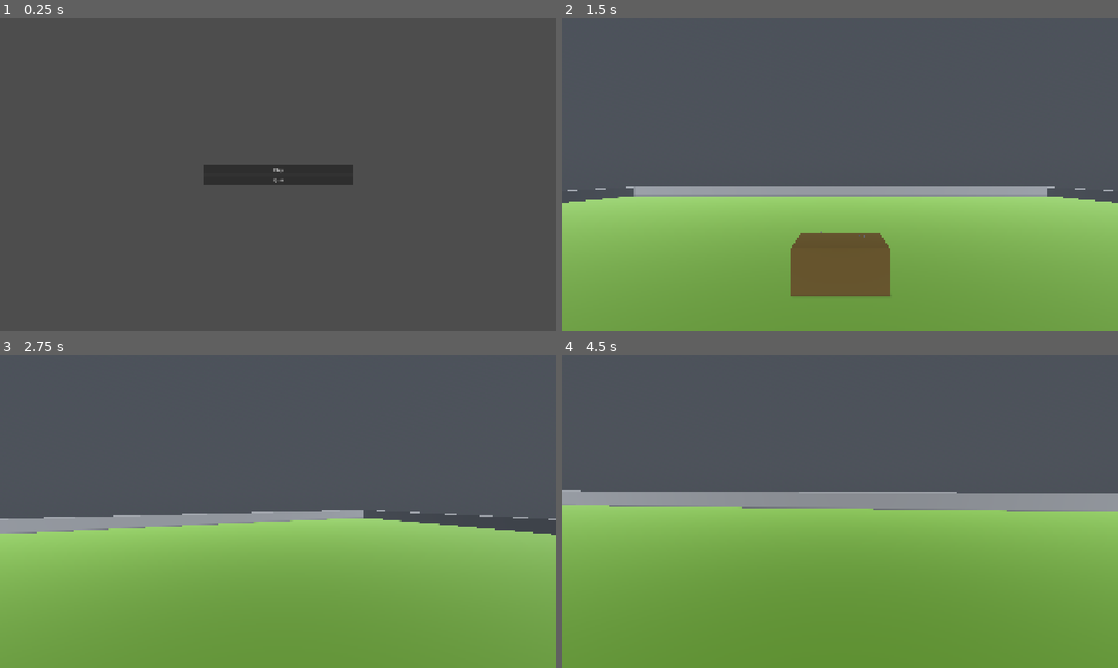
Above: before the commit, frames 1-4 (two rows, left to right).
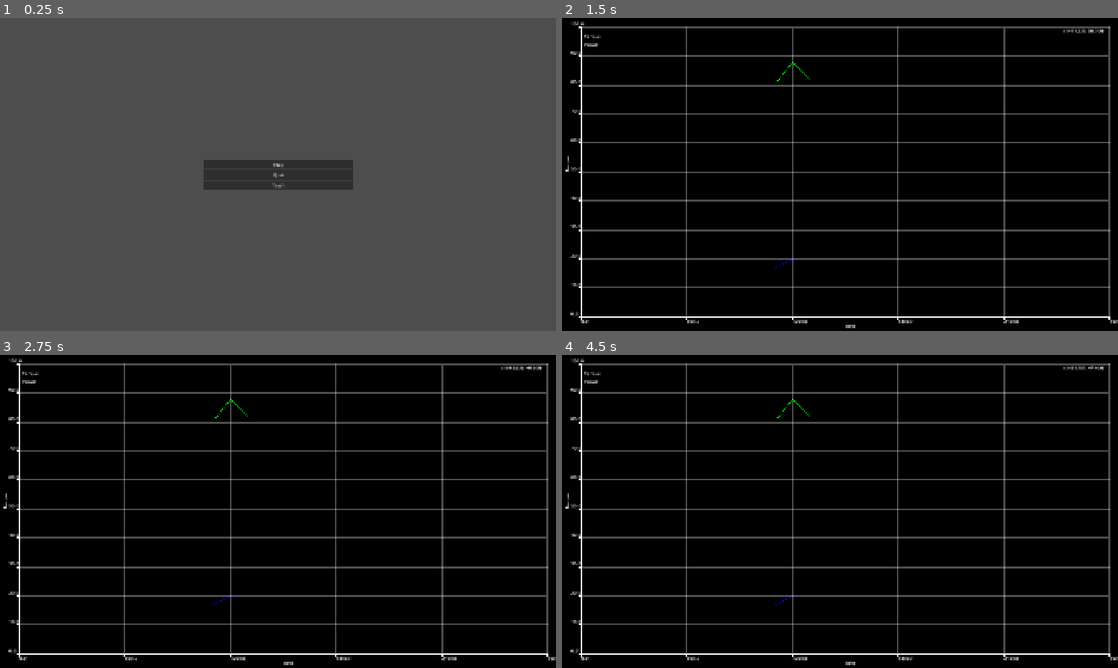
Above: after the commit, the same moments.

Repository: Kostu96/diy-farmer
Game: Godot game, scene res://menus/main_menu.tscn
Two runs of this game, one before a commit and one after it. Both use one fixed random seed, a clock stepped at 60 frames per second and the inputs below.
Inputs (mouse positions are in pixels of both pictures, inside the frame that each line leads up to):
- Up to frame 1 (0.25 s): no input
- Up to frame 2 (1.5 s): click (840, 183) at 0.5 s, where only the run after the commit has a clickable "Test1"; click (840, 168) at 1.25 s, where only the run before the commit has a clickable "Play"
- Up to frame 3 (2.75 s): move the mouse to (305, 511) at 2.02 s; hold W (Forward) from 2.03 s (still down); hold Shift (Sprint) from 2.03 s (still down); tap Space (Jump) at 2.27 s
- Up to frame 4 (4.5 s): keep holding W (Forward); move the mouse to (812, 511) at 2.77 s; release Shift (Sprint) at 2.78 s; tap Shift (Sprint) at 2.85, 4.35 s; tap Space (Jump) at 3.02 s; move the mouse to (851, 505) at 3.52 s; hold Shift (Sprint) 3.53-4.28 s; move the mouse to (834, 517) at 4.27 s

The runs differ from the first frame. In frame 1, 0.9% of the frame differs, in the area x 36-64%, y 45-55%; in frame 2, 96%; in frame 3, 96%; in frame 4, 97%, in the area x 0-100%, y 0-100%.

Commit message:
Add Graph2D plugin

Diff:
--- /dev/null
+++ b/gdproject/experimental/test1.tscn
@@ -0,0 +1,41 @@
+[gd_scene load_steps=3 format=3 uid="uid://urowrwtdwm0b"]
+
+[ext_resource type="Script" uid="uid://beb4hylhu70v" path="res://plugins/graph_2d/graph_2d.gd" id="1_6nxmx"]
+[ext_resource type="Script" uid="uid://dlfwjrrlclias" path="res://experimental/torque_curve.gd" id="1_x444o"]
+
+[node name="Test1" type="Node3D"]
+
+[node name="UI" type="Control" parent="."]
+layout_mode = 3
+anchors_preset = 15
+anchor_right = 1.0
+anchor_bottom = 1.0
+grow_horizontal = 2
+grow_vertical = 2
+
+[node name="TorqueCurve" type="Control" parent="UI"]
+layout_mode = 1
+anchors_preset = 15
+anchor_right = 1.0
+anchor_bottom = 1.0
+grow_horizontal = 2
+grow_vertical = 2
+script = ExtResource("1_x444o")
+
+[node name="Graph2D" type="Control" parent="UI/TorqueCurve"]
+layout_mode = 1
+anchors_preset = 15
+anchor_right = 1.0
+anchor_bottom = 1.0
+grow_horizontal = 2
+grow_vertical = 2
+size_flags_horizontal = 0
+size_flags_vertical = 0
+script = ExtResource("1_6nxmx")
+x_max = 3000.0
+x_label = "RPM"
+y_max = 100.0
+y_label = "Torque"
+grid_horizontal_visible = true
+grid_vertical_visible = true
+metadata/_custom_type_script = ExtResource("1_6nxmx")
--- /dev/null
+++ b/gdproject/experimental/torque_curve.gd
@@ -0,0 +1,11 @@
+extends Control
+
+var torqueValues : Array = [Vector2(1100, 80), Vector2(1200, 88), Vector2(1300, 82)]
+
+func _ready() -> void:
+	var torquePlot : PlotItem = $Graph2D.add_plot_item("Torque", Color.GREEN, 1.0)
+	var powerPlot : PlotItem = $Graph2D.add_plot_item("Power", Color.BLUE, 1.0)
+
+	for p in torqueValues:
+		torquePlot.add_point(p)
+		powerPlot.add_point(Vector2(p.x, (p.y * p.x) / 5252))
--- a/gdproject/menus/main_menu.gd
+++ b/gdproject/menus/main_menu.gd
@@ -7,3 +7,7 @@
 
 func _on_quit_pressed() -> void:
 	get_tree().quit()
+
+
+func _on_test_1_pressed() -> void:
+	get_tree().change_scene_to_file("res://experimental/test1.tscn")
--- a/gdproject/menus/main_menu.tscn
+++ b/gdproject/menus/main_menu.tscn
@@ -36,5 +36,10 @@
 layout_mode = 2
 text = "Quit"
 
+[node name="Test1" type="Button" parent="MarginContainer/VBoxContainer"]
+layout_mode = 2
+text = "Test1"
+
 [connection signal="pressed" from="MarginContainer/VBoxContainer/Play" to="." method="_on_play_pressed"]
 [connection signal="pressed" from="MarginContainer/VBoxContainer/Quit" to="." method="_on_quit_pressed"]
+[connection signal="pressed" from="MarginContainer/VBoxContainer/Test1" to="." method="_on_test_1_pressed"]
--- /dev/null
+++ b/gdproject/plugins/graph_2d/custom_nodes/axis.gd
@@ -0,0 +1,67 @@
+@tool
+extends Control
+
+var default_font: Font
+
+enum {
+	POINT = 0,
+	LABEL,
+}
+
+var vert_grad: Array # [Vector2, String]
+var hor_grad: Array
+var x_label: String
+var y_label: String
+var show_x_ticks: bool
+var show_y_ticks: bool
+var show_x_numbers: bool
+var show_y_numbers: bool
+var show_vertical_line: bool
+var show_horizontal_line: bool
+
+
+func _ready():
+	name = "Axis"
+	default_font = ThemeDB.fallback_font
+	var x_label_node = Label.new()
+	x_label_node.name = "XLabel"
+	add_child(x_label_node)
+	var y_label_node = Label.new()
+	y_label_node.name = "YLabel"
+	y_label_node.rotation = -PI/2
+	add_child(y_label_node)
+
+
+func _draw() -> void:
+	if vert_grad.is_empty() or hor_grad.is_empty(): return
+
+	var topleft: Vector2 = vert_grad.front()[POINT]
+	var topright: Vector2 = Vector2(hor_grad.back()[POINT].x, vert_grad.front()[POINT].y)
+	var bottomright: Vector2 = hor_grad.back()[POINT]
+
+	if show_x_ticks:
+		for grad in hor_grad:
+			draw_line(grad[POINT], grad[POINT] + Vector2(0, 10), Color.WHITE)
+
+	if show_x_numbers:
+		for grad in hor_grad:
+			draw_string(default_font, grad[POINT] + Vector2(0, 20), grad[LABEL])
+
+	if show_horizontal_line == true:
+		draw_line(hor_grad.front()[POINT], hor_grad.back()[POINT], Color.WHITE)
+
+	if show_y_ticks == true:
+		for grad in vert_grad:
+			draw_line(grad[POINT], grad[POINT] - Vector2(10, 0), Color.WHITE)
+
+	if show_y_numbers == true:
+		for grad in vert_grad:
+			draw_string(default_font, grad[0] + Vector2(-35, -5), grad[1])
+
+	if show_vertical_line == true:
+		draw_line(topleft, vert_grad.back()[POINT], Color.WHITE)
+
+	get_node("XLabel").text = x_label
+	get_node("YLabel").text = y_label
+	get_node("XLabel").position = Vector2((bottomright.x + topleft.x)/2, bottomright.y + 20)
+	get_node("YLabel").position = Vector2(5, (bottomright.y + topleft.y)/2)
--- /dev/null
+++ b/gdproject/plugins/graph_2d/custom_nodes/coordinate.gd
@@ -0,0 +1,11 @@
+@tool
+extends Label
+
+func _ready():
+	name = "Coordinate"
+	anchor_right = 1
+	anchor_left = 1
+	offset_right = -20
+	grow_horizontal = Control.GROW_DIRECTION_BEGIN
+
+	text = "(0.0, 0.0)"
--- /dev/null
+++ b/gdproject/plugins/graph_2d/custom_nodes/grid.gd
@@ -0,0 +1,17 @@
+@tool
+extends Control
+
+var vert_grid: Array
+var hor_grid: Array
+var grid_vertical_color: Color = Color(1,1,1,0.3)
+var grid_horizontal_color: Color = Color(1,1,1,0.3)
+
+func _ready():
+	name = "Grid"
+
+func _draw() -> void:
+	for line in hor_grid:
+		draw_line(line[0], line[1], grid_horizontal_color)
+
+	for line in vert_grid:
+		draw_line(line[0], line[1], grid_vertical_color)
--- /dev/null
+++ b/gdproject/plugins/graph_2d/custom_nodes/legend.gd
@@ -0,0 +1,21 @@
+@tool
+extends Control
+
+var layout := VBoxContainer.new()
+
+func _ready():
+	name = "Legend"
+	layout.position.x = 10
+	layout.position.y = 20
+	add_child(layout)
+
+func update(labels):
+	for child in layout.get_children():
+		layout.remove_child(child)
+		child.queue_free()
+
+	for label in labels:
+		var l = Label.new()
+		l.text = label.name
+		l.add_theme_color_override("font_color", label.color)
+		layout.add_child(l)
--- /dev/null
+++ b/gdproject/plugins/graph_2d/custom_nodes/plot_2d.gd
@@ -0,0 +1,11 @@
+@tool
+extends Control
+
+var points_px := PackedVector2Array([])
+var color: Color = Color.WHITE
+var width: float = 1.0
+
+
+func _draw() -> void:
+	if points_px.size() > 1:
+		draw_polyline(points_px, color, width, true)
--- /dev/null
+++ b/gdproject/plugins/graph_2d/custom_refcounted/plot_item.gd
@@ -0,0 +1,94 @@
+class_name PlotItem
+extends RefCounted
+
+## PlotItem offers properties and some methods on the plot.
+##
+## You do not directly create a [b]PlotItem[/b] type variable. This is created with the method [method Graph2D.add_plot_item].
+
+## Plot label
+var label: String:
+	set(value):
+		label = value
+		if not label.is_empty():
+			_curve.name = label
+	get:
+		return label
+
+## Line color
+var color: Color = Color.WHITE:
+	set(value):
+		color = value
+		_curve.color = color
+
+## Line thickness
+var thickness: float = 1.0:
+	set(value):
+		if value > 0.0:
+			thickness = value
+			_curve.width = thickness
+
+var _curve
+var _LineCurve = preload("res://plugins/graph_2d/custom_nodes/plot_2d.gd")
+var _points: PackedVector2Array
+var _graph
+
+
+func _init(obj, l, c, w):
+	_curve = _LineCurve.new()
+	_graph = obj
+	label = l
+	_curve.name = l
+	_curve.color = c
+	_curve.width = w
+	_graph.get_node("PlotArea").add_child(_curve)
+
+
+## Add point to plot
+func add_point(pt: Vector2):
+	_points.append(pt)
+	var point = pt.clamp(Vector2(_graph.x_min, _graph.y_min), Vector2(_graph.x_max, _graph.y_max))
+	var pt_px: Vector2
+	pt_px.x = remap(point.x, _graph.x_min, _graph.x_max, 0, _graph.get_node("PlotArea").size.x)
+	pt_px.y = remap(point.y, _graph.y_min, _graph.y_max, _graph.get_node("PlotArea").size.y, 0)
+	_curve.points_px.append(pt_px)
+	_curve.queue_redraw()
+
+
+## Remove point from plot
+func remove_point(pt: Vector2):
+	if _points.find(pt) == -1:
+		printerr("No point found with the coordinates of %s" % str(pt))
+	_points.remove_at(_points.find(pt))
+	var point = pt.clamp(Vector2(_graph.x_min, _graph.y_min), Vector2(_graph.x_max, _graph.y_max))
+	var pt_px: Vector2
+	pt_px.x = remap(point.x, _graph.x_min, _graph.x_max, 0, _graph.get_node("PlotArea").size.x)
+	pt_px.y = remap(point.y, _graph.y_min, _graph.y_max, _graph.get_node("PlotArea").size.y, 0)
+	_curve.points_px.remove_at(_curve.points_px.find(pt_px))
+	_curve.queue_redraw()
+
+
+## Remove all points from plot
+func remove_all():
+	_points.clear()
+	_curve.points_px.clear()
+	_curve.queue_redraw()
+
+
+## Delete instance
+func delete():
+	_graph.get_node("PlotArea").remove_child(_curve)
+	_curve.queue_free()
+	call_deferred("unreference")
+
+
+func _redraw():
+	_curve.points_px.clear()
+	for pt in _points:
+#			print_debug("Plot redraw %s" % pt)
+		if pt.x > _graph.x_max or pt.x < _graph.x_min: continue
+		var point = pt.clamp(Vector2(_graph.x_min, _graph.y_min), Vector2(_graph.x_max, _graph.y_max))
+		var pt_px: Vector2
+		pt_px.x = remap(point.x, _graph.x_min, _graph.x_max, 0, _graph.get_node("PlotArea").size.x)
+		pt_px.y = remap(point.y, _graph.y_min, _graph.y_max, _graph.get_node("PlotArea").size.y, 0)
+		_curve.points_px.append(pt_px)
+	_curve.queue_redraw()
--- /dev/null
+++ b/gdproject/plugins/graph_2d/graph_2d.gd
@@ -0,0 +1,451 @@
+@tool
+class_name Graph2D
+extends Control
+## A graph for representing data on a two-dimensional axis system as plots
+##
+## Graph2D allows you to create and display several plots simultaneously.[br][br]
+## To add a new plot, call the [method add_plot_item]. It returns an object of type [PlotItem].[br]
+## To add points to the plot, call the [method PlotItem.add_point].
+
+#region Export variables
+
+@export_group("X Axis")
+## Minimun value on X-axis
+@export var x_min: float = 0.0:
+	set(value):
+		if value < x_max:
+			_x_step = _get_min_step(value, x_max)
+			x_min = _get_min_value(value, x_max, _x_step)
+			_update_graph()
+			_update_plots()
+## Maximum value on X-axis
+@export var x_max: float = 10.0:
+	set(value):
+		if value > x_min:
+			_x_step = _get_min_step(x_min, value)
+			x_max = _get_max_value(x_min, value, _x_step)
+			_update_graph()
+			_update_plots()
+## Label of X-axis
+@export var x_label: String = "":
+	set(value):
+		x_label = value
+		_update_graph()
+## Shows ticks on the X-axis
+@export var show_x_ticks: bool = true:
+	set(value):
+		show_x_ticks = value
+		_update_graph()
+## Shows numbers on the X-axis
+@export var show_x_numbers: bool = true:
+	set(value):
+		show_x_numbers = value
+		_update_graph()
+## Shows line on the X-axis
+@export var show_horizontal_line: bool = true:
+	set(value):
+		show_horizontal_line = value
+		_update_graph()
+
+@export_group("Y Axis")
+## Minimun value on Y-axis
+@export var y_min = 0.0:
+	set(value):
+		if value < y_max:
+			_y_step = _get_min_step(value, y_max)
+#			print_debug("y step: ", y_step)
+			y_min = _get_min_value(value, y_max, _y_step)
+#			print_debug("y_min: ", y_min)
+			_update_graph()
+			_update_plots()
+## Maximum value on Y-axis
+@export var y_max = 1.0:
+	set(value):
+		if value > y_min:
+			_y_step = _get_min_step(y_min, value)
+			y_max = _get_max_value(y_min, value, _y_step)
+#			print_debug("y_max: ", y_max)
+			_update_graph()
+			_update_plots()
+
+## Lable of Y-axis
+@export var y_label: String = "":
+	set(value):
+		y_label = value
+		_update_graph()
+## Shows ticks on the Y-axis
+@export var show_y_ticks: bool = true:
+	set(value):
+		show_y_ticks = value
+		_update_graph()
+## Shows numbers on the Y-axis
+@export var show_y_numbers: bool = true:
+	set(value):
+		show_y_numbers = value
+		_update_graph()
+## Shows line of the Y-axis
+@export var show_vertical_line: bool = true:
+	set(value):
+		show_vertical_line = value
+		_update_graph()
+
+@export_group("Background")
+## Background color of graph
+@export var background_color = Color.BLACK:
+	set(value):
+		background_color = value
+		if get_node_or_null("Background"):
+			get_node("Background").color = background_color
+## Shows horizontal grid
+@export var grid_horizontal_visible = false:
+	set(value):
+		grid_horizontal_visible = value
+		_update_graph()
+## Horizontal grid color
+@export var grid_horizontal_color: Color = Color(1,1,1,0.3):
+	set(value):
+		grid_horizontal_color = value
+		_update_graph()
+## Shows vertical grid
+@export var grid_vertical_visible = false:
+	set(value):
+		grid_vertical_visible = value
+		_update_graph()
+## Vertical grid color
+@export var grid_vertical_color: Color = Color(1,1,1,0.3):
+	set(value):
+		grid_vertical_color = value
+		_update_graph()
+
+#endregion
+
+#region Private variables
+
+const _MARGIN_TOP = 30
+const _MARGIN_BOTTOM = 30
+const _MARGIN_LEFT = 45
+const _MARGIN_RIGHT = 30
+
+const _Graph2DAxis = preload("res://plugins/graph_2d/custom_nodes/axis.gd")
+const _Graph2DCoord = preload("res://plugins/graph_2d/custom_nodes/coordinate.gd")
+const _Graph2DGrid = preload("res://plugins/graph_2d/custom_nodes/grid.gd")
+const _Graph2DLegend = preload("res://plugins/graph_2d/custom_nodes/legend.gd")
+
+var _plots: Array
+
+var _x_step: float
+var _y_step: float
+
+#endregion
+
+func _ready():
+	var background = ColorRect.new()
+	background.name = "Background"
+	background.color = background_color
+	background.anchor_right = 1.0
+	background.anchor_bottom = 1.0
+	add_child(background)
+
+	var plot_area = Control.new()
+
+	plot_area.name = "PlotArea"
+	plot_area.anchor_right = 1.0
+	plot_area.anchor_bottom = 1.0
+	plot_area.offset_left = _MARGIN_LEFT
+	plot_area.offset_top = _MARGIN_TOP
+	plot_area.offset_right = -_MARGIN_RIGHT
+	plot_area.offset_bottom = -_MARGIN_BOTTOM
+	add_child(plot_area)
+
+	var axis = _Graph2DAxis.new()
+	add_child(axis)
+
+	var grid = _Graph2DGrid.new()
+	add_child(grid)
+
+	var legend = _Graph2DLegend.new()
+	plot_area.add_child(legend)
+
+	var coordinate = _Graph2DCoord.new()
+	plot_area.add_child(coordinate)
+
+	resized.connect(_on_Graph_resized)
+	plot_area.resized.connect(_on_plot_area_resized)
+
+	move_child(grid, 0)
+	move_child(axis, 0)
+	move_child(plot_area, 0)
+	move_child(background, 0)
+
+	_update_graph()
+
+func _input(event: InputEvent) -> void:
+
+	if event is InputEventMouseMotion:
+		var plot_rect: Rect2 = Rect2(Vector2.ZERO, get_node("PlotArea").size)
+
+		if plot_rect.has_point(get_node("PlotArea").get_local_mouse_position()):
+			var pos: Vector2i = get_node("PlotArea").get_local_mouse_position()
+			var point = _pixel_to_coordinate(pos)
+			get_node("PlotArea/Coordinate").text = "(%.3f, %.3f)" % [point.x, point.y]
+
+## Add plot to the graph and return an instance of plot.
+func add_plot_item(label = "", color = Color.WHITE, width = 1.0) -> PlotItem:
+	var plot = PlotItem.new(self, label, color, width)
+	_plots.append(plot)
+	_update_legend()
+	return plot
+
+## Remove plot from the graph.
+func remove_plot_item(plot: PlotItem):
+	# remove from plot_list
+	var new_plot_list = _plots.filter(func(p): return p!=plot)
+	_plots = new_plot_list
+
+	plot.delete()
+	_update_legend()
+
+## Remove all plots inside graph.
+func remove_all() -> void:
+	for p:PlotItem in _plots:
+		remove_plot_item(p)
+
+## Return number of plots
+func count() -> int:
+	return _plots.size()
+
+
+func _pixel_to_coordinate(px: Vector2i) -> Vector2:
+	var point: Vector2
+	point.x = remap(px.x, 0, get_node("PlotArea").size.x, x_min, x_max)
+	point.y = remap(px.y, 0, get_node("PlotArea").size.y, y_max, y_min)
+	return point
+
+func _update_graph() -> void:
+	if get_node_or_null("Axis") == null: return
+	if get_node_or_null("Grid") == null: return
+	if get_node_or_null("PlotArea") == null: return
+
+	# Update margins depend of axis labels
+	get_node("Axis").x_label = x_label
+	get_node("Axis").y_label = y_label
+	get_node("Axis").show_x_ticks = show_x_ticks
+	get_node("Axis").show_x_numbers = show_x_numbers
+	get_node("Axis").show_horizontal_line = show_horizontal_line
+	get_node("Axis").show_y_ticks = show_y_ticks
+	get_node("Axis").show_y_numbers = show_y_numbers
+	get_node("Axis").show_vertical_line = show_vertical_line
+	get_node("Grid").grid_horizontal_color = grid_horizontal_color
+	get_node("Grid").grid_vertical_color= grid_vertical_color
+	var margin_left: float = _MARGIN_LEFT if get_node("Axis").y_label == "" else _MARGIN_LEFT + 20
+	var margin_bottom: float = _MARGIN_BOTTOM if get_node("Axis").x_label == "" else _MARGIN_BOTTOM + 20
+
+	get_node("PlotArea").offset_left = margin_left
+	get_node("PlotArea").offset_bottom = -margin_bottom
+
+	# Vertical Graduation
+	var y_step = _get_min_step(y_min, y_max)
+	assert(not is_inf(y_step), "y_step is infinite!")
+
+	var y_axis_range: float = y_max - y_min
+	var vert_grad_number = _get_graduation_num(y_min, y_max, y_step, "vert")
+
+	# Horizontal Graduation
+	var x_step = _get_min_step(x_min, x_max)
+	assert(not is_inf(x_step), "y_step is infinite!")
+
+	var x_axis_range: float = x_max - x_min
+	var hor_grad_number = _get_graduation_num(x_min, x_max, x_step, "hor")
+
+	# Plot area height in pixel
+	var area_height = size.y - _MARGIN_TOP - margin_bottom
+	var vert_grad_step_px = area_height / (vert_grad_number - 1)
+	# Plot area width in pixel
+	var area_width = size.x - margin_left - _MARGIN_RIGHT
+	var hor_grad_step_px = area_width / (hor_grad_number -1)
+
+	var vert_grad: Array
+	var hor_grid: Array
+	var grad_px: Vector2
+	grad_px.x = margin_left
+	# Draw grid number
+	for n in range(vert_grad_number):
+		var grad: Array = []
+		grad_px.y = _MARGIN_TOP + n * vert_grad_step_px
+		grad.append(grad_px)
+		var grad_text = "%0.1f" % (float(y_max) - n * float(y_axis_range)/(vert_grad_number-1))
+		grad.append(grad_text)
+		vert_grad.append(grad)
+
+		# Horizontal grid
+		if grid_horizontal_visible:
+			var grid_px: PackedVector2Array
+			grid_px.append(grad_px)
+			grid_px.append(Vector2(grad_px.x + area_width, grad_px.y))
+			hor_grid.append(grid_px)
+
+	get_node("Axis").vert_grad = vert_grad
+
+	if grid_horizontal_visible:
+		get_node("Grid").hor_grid = hor_grid
+	else:
+		get_node("Grid").hor_grid = []
+
+	var hor_grad: Array
+	var vert_grid: Array
+	grad_px = Vector2()
+	grad_px.y = _MARGIN_TOP + area_height
+
+	for n in range(hor_grad_number):
+		var grad: Array = []
+		grad_px.x = margin_left + n * hor_grad_step_px
+		grad.append(grad_px)
+		var grad_text = "%0.1f" % (float(x_min) + n * float(x_axis_range)/(hor_grad_number-1))
+		grad.append(grad_text)
+		hor_grad.append(grad)
+
+		# Vertical grid
+		if grid_vertical_visible:
+			var grid_px: PackedVector2Array
+			grid_px.append(grad_px)
+			grid_px.append(Vector2(grad_px.x, grad_px.y - area_height))
+			vert_grid.append(grid_px)
+
+	get_node("Axis").hor_grad = hor_grad
+
+	if grid_vertical_visible:
+		get_node("Grid").vert_grid = vert_grid
+	else:
+		get_node("Grid").vert_grid = []
+
+	get_node("Axis").queue_redraw()
+	get_node("Grid").queue_redraw()
+
+func _update_plots():
+	for plot in _plots:
+		plot._redraw()
+
+func _update_legend() -> void:
+	# Add labels to the legend
+	var labels = Array()
+	for p in _plots:
+		labels.append({
+			name = p.label,
+			color = p.color,
+		})
+	get_node("PlotArea/Legend").update(labels)
+
+func _on_Graph_resized() -> void:
+	_update_graph()
+
+func _on_plot_area_resized() -> void:
+	_update_plots()
+
+# This function return the minimal step
+func _get_min_step(value_min, value_max):
+	var range_log: int = int(_log10(value_max - value_min))
+	var step: float = 10.0**(range_log-1)
+#	print("min step: %f " % [step])
+	return step
+
+func _get_graduation_num(value_min, value_max, step, orientation) -> int:
+	var diff = value_max - value_min
+	var nb_grad: int = roundi(diff/step)
+	var max_grad_num: int
+	match orientation:
+		"vert":
+			if size.y < 250: max_grad_num = 5
+			else: max_grad_num = 10
+		"hor":
+			if size.x < 450: max_grad_num = 5
+			else: max_grad_num = 10
+
+	while nb_grad > max_grad_num:
+#		print("->", nb_grad)
+		if not nb_grad % 2:
+			nb_grad /= 2
+			continue
+		elif not nb_grad % 3:
+			nb_grad /= 3
+			continue
+		elif not nb_grad % 5:
+			nb_grad /= 5
+			continue
+		elif not nb_grad % 7:
+			nb_grad /= 7
+			continue
+		elif not nb_grad % 9:
+			nb_grad /= 9
+			continue
+		else:
+			# not divided
+			break
+#			return nb_grad + 1
+
+#	print("diff: %f , nb_grad: %d" % [diff, nb_grad])
+	return nb_grad + 1
+
+func _get_min_value(min_value, max_value, step):
+	var min_token = roundf(min_value/step) * step
+
+	while true:
+		var diff = max_value - min_token
+		var nb_grad: int = roundi(diff/step)
+
+		while nb_grad > 10:
+	#		print("->", nb_grad)
+			if not nb_grad % 2:
+				nb_grad /= 2
+				continue
+			elif not nb_grad % 3:
+				nb_grad /= 3
+				continue
+			elif not nb_grad % 5:
+				nb_grad /= 5
+				continue
+			elif not nb_grad % 7:
+				nb_grad /= 7
+				continue
+			elif not nb_grad % 9:
+				nb_grad /= 9
+				continue
+			else:
+				# not divided
+				break
+		if nb_grad <= 10:
+			return min_token
+		min_token -= step
+
+func _get_max_value(min_value, max_value, step):
+	var max_token = roundf(max_value/step) * step
+
+	while true:
+		var diff = max_token - min_value
+		var nb_grad: int = roundi(diff/step)
+
+		while nb_grad > 10:
+	#		print("->", nb_grad)
+			if not nb_grad % 2:
+				nb_grad /= 2
+				continue
+			elif not nb_grad % 3:
+				nb_grad /= 3
+				continue
+			elif not nb_grad % 5:
+				nb_grad /= 5
+				continue
+			elif not nb_grad % 7:
+				nb_grad /= 7
+				continue
+			elif not nb_grad % 9:
+				nb_grad /= 9
+				continue
+			else:
+				# not divided
+				break
+		if nb_grad <= 10:
+			return max_token
+		max_token += step
+
+func _log10(value: float) -> float:
+	return log(value)/log(10)
--- /dev/null
+++ b/gdproject/plugins/graph_2d/graph_2d.svg
@@ -0,0 +1,63 @@
+<?xml version="1.0" encoding="UTF-8" standalone="no"?>
+<svg
+   height="16"
+   viewBox="0 0 16 16"
+   width="16"
+   version="1.1"
+   id="svg4"
+   sodipodi:docname="Plot2D.svg"
+   inkscape:version="1.1 (1:1.1+202105261517+ce6663b3b7)"
+   xmlns:inkscape="http://www.inkscape.org/namespaces/inkscape"
+   xmlns:sodipodi="http://sodipodi.sourceforge.net/DTD/sodipodi-0.dtd"
+   xmlns="http://www.w3.org/2000/svg"
+   xmlns:svg="http://www.w3.org/2000/svg"
+   xmlns:rdf="http://www.w3.org/1999/02/22-rdf-syntax-ns#"
+   xmlns:cc="http://creativecommons.org/ns#"
+   xmlns:dc="http://purl.org/dc/elements/1.1/">
+  <metadata
+     id="metadata10">
+    <rdf:RDF>
+      <cc:Work
+         rdf:about="">
+        <dc:format>image/svg+xml</dc:format>
+        <dc:type
+           rdf:resource="http://purl.org/dc/dcmitype/StillImage" />
+        <dc:title />
+      </cc:Work>
+    </rdf:RDF>
+  </metadata>
+  <defs
+     id="defs8" />
+  <sodipodi:namedview
+     pagecolor="#ffffff"
+     bordercolor="#666666"
+     borderopacity="1"
+     objecttolerance="10"
+     gridtolerance="10"
+     guidetolerance="10"
+     inkscape:pageopacity="0"
+     inkscape:pageshadow="2"
+     inkscape:window-width="2560"
+     inkscape:window-height="1371"
+     id="namedview6"
+     showgrid="false"
+     inkscape:zoom="13.876971"
+     inkscape:cx="41.759834"
+     inkscape:cy="16.141851"
+     inkscape:window-x="1920"
+     inkscape:window-y="0"
+     inkscape:window-maximized="1"
+     inkscape:current-layer="svg4"
+     inkscape:document-rotation="0"
+     inkscape:pagecheckerboard="0" />
+  <path
+     style="color:#000000;fill:#a5efac;stroke-linecap:round;stroke-linejoin:round;-inkscape-stroke:none"
+     d="m 7.953125,1038.8516 a 0.55005501,0.55005501 0 0 0 -0.4804688,0.3906 l -2.7089843,9.0273 -2.5273438,-2.9863 a 0.55000001,0.55000001 0 0 0 -0.7753906,-0.064 0.55000001,0.55000001 0 0 0 -0.064453,0.7753 l 3.1835937,3.7618 a 0.55005501,0.55005501 0 0 0 0.9472656,-0.1973 l 2.6015626,-8.6699 2.3789067,4.7578 a 0.55005501,0.55005501 0 0 0 0.796875,0.2109 l 3,-2 a 0.55000001,0.55000001 0 0 0 0.152343,-0.7617 0.55000001,0.55000001 0 0 0 -0.761718,-0.1543 l -2.482422,1.6543 -2.7207035,-5.4414 a 0.55005501,0.55005501 0 0 0 -0.5390625,-0.3027 z"
+     id="path2"
+     transform="translate(0,-1036.4)" />
+  <path
+     style="fill:none;stroke:#a5efac;stroke-width:1;stroke-linecap:butt;stroke-linejoin:miter;stroke-opacity:1;stroke-miterlimit:4;stroke-dasharray:none;stroke-dashoffset:0"
+     d="M 1.6796066,1.352875 V 14.204629 H 14.529664"
+     id="path830"
+     inkscape:label="path830" />
+</svg>
--- /dev/null
+++ b/gdproject/plugins/graph_2d/plugin.cfg
@@ -0,0 +1,7 @@
+[plugin]
+
+name="Graph2D"
+description="2D graph to display multiple plots in real time"
+author="LD2Studio"
+version="1.1.0"
+script="plugin.gd"
--- /dev/null
+++ b/gdproject/plugins/graph_2d/plugin.gd
@@ -0,0 +1,14 @@
+@tool
+extends EditorPlugin
+
+
+func _enter_tree() -> void:
+	# Initialization of the plugin goes here.
+	add_custom_type("Graph2D", "Control",
+					preload("res://plugins/graph_2d/graph_2d.gd"),
+					preload("res://plugins/graph_2d/graph_2d.svg"))
+
+
+func _exit_tree() -> void:
+	# Clean-up of the plugin goes here.
+	remove_custom_type("Graph2D")
Not shown, added: gdproject/experimental/torque_curve.gd.uid
Not shown: 1 places in gdproject/menus/main_menu.tscn that only renumber resources
Not shown, added: gdproject/plugins/graph_2d/custom_nodes/axis.gd.uid
Not shown, added: gdproject/plugins/graph_2d/custom_nodes/coordinate.gd.uid
Not shown, added: gdproject/plugins/graph_2d/custom_nodes/grid.gd.uid
Not shown, added: gdproject/plugins/graph_2d/custom_nodes/legend.gd.uid
Not shown, added: gdproject/plugins/graph_2d/custom_nodes/plot_2d.gd.uid
Not shown, added: gdproject/plugins/graph_2d/custom_refcounted/plot_item.gd.uid
Not shown, added: gdproject/plugins/graph_2d/graph_2d.gd.uid
Not shown, added: gdproject/plugins/graph_2d/graph_2d.svg.import
Not shown, added: gdproject/plugins/graph_2d/plugin.gd.uid
